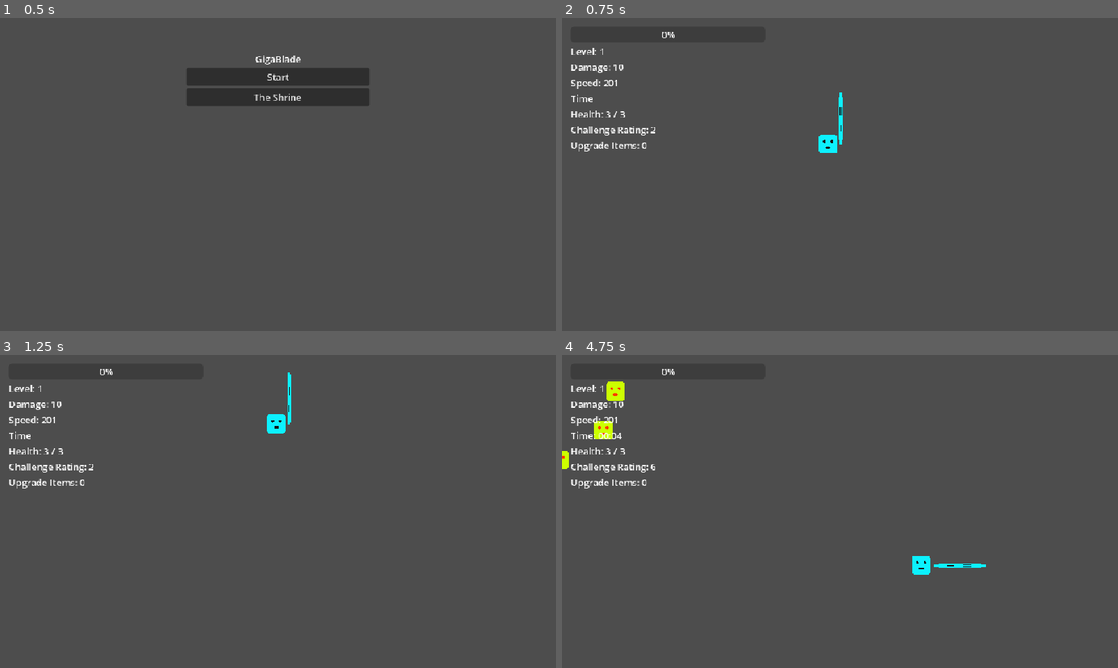
Above: before the commit, frames 1-4 (two rows, left to right).
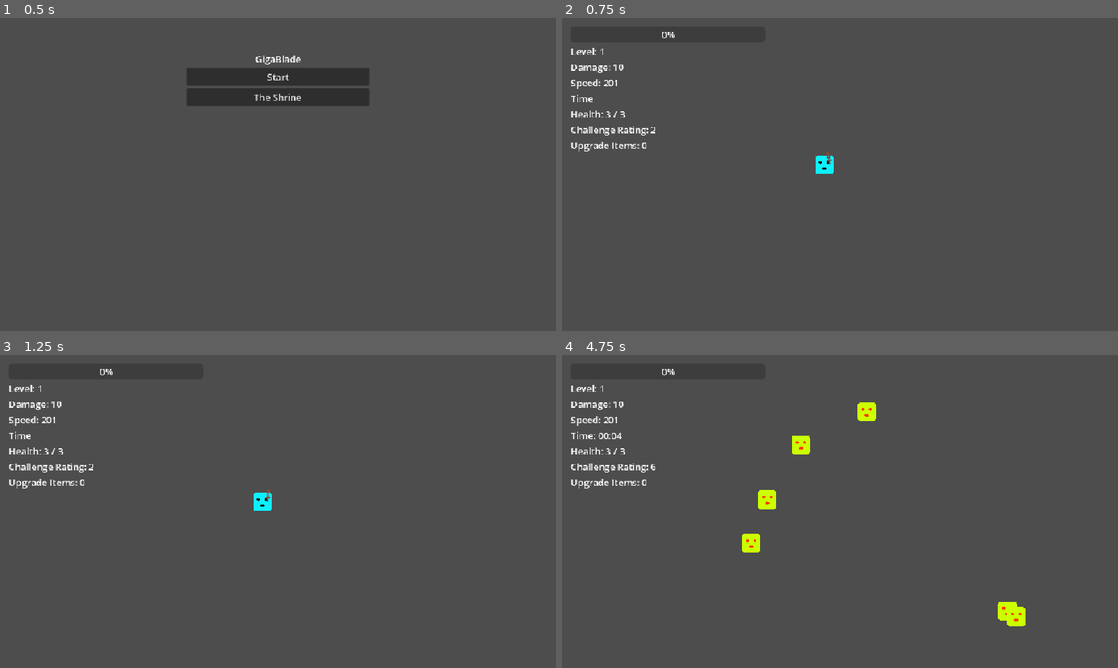
Above: after the commit, the same moments.

Repository: elygreen/GigaBlade
Game: Godot game, scene res://Main_Scenes/root_node.tscn
Same seed, same stepped clock (60 frames per second), same inputs: the game is played once before the commit and once after it.
Inputs (mouse positions are in pixels of both pictures, inside the frame that each line leads up to):
- Up to frame 1 (0.5 s): no input
- Up to frame 2 (0.75 s): click "Start" at 0.5 s
- Up to frame 3 (1.25 s): no input
- Up to frame 4 (4.75 s): move the mouse to (962, 495) at 1.27 s; press the mouse at (962, 495) at 1.28 s; hold Right (ui_right) 1.28-2.03 s; move the mouse to (728, 527) at 2.02 s; release the mouse at (728, 527) at 2.03 s; hold Down (ui_down) 2.03-2.78 s; click (728, 527) at 2.1 s; move the mouse to (895, 442) at 2.77 s; press the mouse at (895, 442) at 2.78 s; hold Right (ui_right) 2.78-3.53 s; right-click (895, 442) at 2.85 s; move the mouse to (812, 574) at 3.52 s; release the mouse at (812, 574) at 3.53 s; hold Up (ui_up) 3.53-4.28 s; click (812, 574) at 3.6 s; move the mouse to (1006, 558) at 4.27 s; press the mouse at (1006, 558) at 4.28 s; hold Left (ui_left) from 4.28 s (still down)

Frame 1 is identical in both runs. In frame 2, 0.5% of the frame differs, in the area x 45-51%, y 23-50%; in frame 3, 0.5%; in frame 4, 1.9%, in the area x 0-84%, y 8-87%.

Commit message:
Combat Revamp
Changed combat to new more interactive system

Diff:
--- a/Player/Player_Sword.tscn
+++ b/Player/Player_Sword.tscn
@@ -1,25 +1,202 @@
-[gd_scene load_steps=5 format=3 uid="uid://b5jt8vbtw2kwj"]
-
-[ext_resource type="Texture2D" uid="uid://ck8oy7sde42hy" path="res://Test_Image.png" id="1_nspiu"]
+[gd_scene load_steps=10 format=3 uid="uid://b5jt8vbtw2kwj"]
+
 [ext_resource type="Script" uid="uid://m6ek6h7acdmq" path="res://Player/player_sword.gd" id="1_phvxj"]
+[ext_resource type="Texture2D" uid="uid://3ggeosr4ahqw" path="res://Images/GigaBladeSpritesheet.png" id="2_1axs4"]
 [ext_resource type="Script" uid="uid://cx2hkxlkmi6qw" path="res://Player/hitbox.gd" id="2_phvxj"]
 
 [sub_resource type="RectangleShape2D" id="RectangleShape2D_b8d1d"]
-size = Vector2(6, 90)
+size = Vector2(2, 21)
+
+[sub_resource type="Animation" id="Animation_phvxj"]
+resource_name = "Combo_Swing"
+length = 0.8
+loop_mode = 1
+step = 0.01
+tracks/0/type = "value"
+tracks/0/imported = false
+tracks/0/enabled = true
+tracks/0/path = NodePath("Hitbox:monitorable")
+tracks/0/interp = 1
+tracks/0/loop_wrap = true
+tracks/0/keys = {
+"times": PackedFloat32Array(0, 0.14988014, 0.44, 0.45, 0.46, 0.55, 0.8),
+"transitions": PackedFloat32Array(1, 1, 1, 1, 1, 1, 1),
+"update": 1,
+"values": [true, true, true, false, true, true, true]
+}
+tracks/1/type = "value"
+tracks/1/imported = false
+tracks/1/enabled = true
+tracks/1/path = NodePath(".:position")
+tracks/1/interp = 1
+tracks/1/loop_wrap = true
+tracks/1/keys = {
+"times": PackedFloat32Array(0, 0.15, 0.45, 0.55),
+"transitions": PackedFloat32Array(2.29, 0.24, 2.54, 0.27),
+"update": 0,
+"values": [Vector2(-4, -17), Vector2(18, -1), Vector2(-2, 17), Vector2(18, -1)]
+}
+tracks/2/type = "value"
+tracks/2/imported = false
+tracks/2/enabled = true
+tracks/2/path = NodePath(".:rotation")
+tracks/2/interp = 1
+tracks/2/loop_wrap = true
+tracks/2/keys = {
+"times": PackedFloat32Array(0, 0.15, 0.45, 0.55),
+"transitions": PackedFloat32Array(2.29, 0.24, 2.54, 0.27),
+"update": 0,
+"values": [-1.2217304763960306, 1.5707964, 4.1887902047863905, 1.5707963267948966]
+}
+tracks/3/type = "method"
+tracks/3/imported = false
+tracks/3/enabled = true
+tracks/3/path = NodePath(".")
+tracks/3/interp = 1
+tracks/3/loop_wrap = true
+tracks/3/keys = {
+"times": PackedFloat32Array(0.15001334),
+"transitions": PackedFloat32Array(1),
+"values": [{
+"args": [],
+"method": &"fire_projectile"
+}]
+}
+
+[sub_resource type="Animation" id="Animation_1axs4"]
+length = 0.001
+tracks/0/type = "value"
+tracks/0/imported = false
+tracks/0/enabled = true
+tracks/0/path = NodePath("Hitbox:monitorable")
+tracks/0/interp = 1
+tracks/0/loop_wrap = true
+tracks/0/keys = {
+"times": PackedFloat32Array(0),
+"transitions": PackedFloat32Array(1),
+"update": 1,
+"values": [true]
+}
+tracks/1/type = "value"
+tracks/1/imported = false
+tracks/1/enabled = true
+tracks/1/path = NodePath(".:position")
+tracks/1/interp = 1
+tracks/1/loop_wrap = true
+tracks/1/keys = {
+"times": PackedFloat32Array(0),
+"transitions": PackedFloat32Array(1),
+"update": 0,
+"values": [Vector2(18, -1)]
+}
+tracks/2/type = "value"
+tracks/2/imported = false
+tracks/2/enabled = true
+tracks/2/path = NodePath(".:rotation")
+tracks/2/interp = 1
+tracks/2/loop_wrap = true
+tracks/2/keys = {
+"times": PackedFloat32Array(0),
+"transitions": PackedFloat32Array(1),
+"update": 0,
+"values": [1.5707964]
+}
+
+[sub_resource type="Animation" id="Animation_j34ve"]
+resource_name = "Idle"
+loop_mode = 1
+step = 0.01
+tracks/0/type = "value"
+tracks/0/imported = false
+tracks/0/enabled = true
+tracks/0/path = NodePath(".:position")
+tracks/0/interp = 2
+tracks/0/loop_wrap = true
+tracks/0/keys = {
+"times": PackedFloat32Array(0, 0.5),
+"transitions": PackedFloat32Array(1, 1),
+"update": 0,
+"values": [Vector2(10, -3), Vector2(9, -2)]
+}
+tracks/1/type = "value"
+tracks/1/imported = false
+tracks/1/enabled = true
+tracks/1/path = NodePath(".:rotation")
+tracks/1/interp = 2
+tracks/1/loop_wrap = true
+tracks/1/keys = {
+"times": PackedFloat32Array(0, 0.5),
+"transitions": PackedFloat32Array(1, 1),
+"update": 0,
+"values": [-0.29670597283903605, 0.15707963267948966]
+}
+
+[sub_resource type="Animation" id="Animation_j5cgq"]
+resource_name = "Special_Attack"
+step = 0.01
+tracks/0/type = "value"
+tracks/0/imported = false
+tracks/0/enabled = true
+tracks/0/path = NodePath(".:position")
+tracks/0/interp = 2
+tracks/0/loop_wrap = true
+tracks/0/keys = {
+"times": PackedFloat32Array(0, 0.5, 1),
+"transitions": PackedFloat32Array(0.225, 2.2129853, 0.46651644),
+"update": 0,
+"values": [Vector2(10, 0), Vector2(120, 0), Vector2(10, 0)]
+}
+tracks/1/type = "value"
+tracks/1/imported = false
+tracks/1/enabled = true
+tracks/1/path = NodePath(".:rotation")
+tracks/1/interp = 2
+tracks/1/loop_wrap = true
+tracks/1/keys = {
+"times": PackedFloat32Array(0, 0.5, 1),
+"transitions": PackedFloat32Array(1, 1, 1),
+"update": 0,
+"values": [1.5707963267948966, 20.420352248333657, 40.840704496667314]
+}
+
+[sub_resource type="AnimationLibrary" id="AnimationLibrary_1axs4"]
+_data = {
+&"Combo_Swing": SubResource("Animation_phvxj"),
+&"Idle": SubResource("Animation_j34ve"),
+&"RESET": SubResource("Animation_1axs4"),
+&"Special_Attack": SubResource("Animation_j5cgq")
+}
 
 [node name="Player_Sword" type="Node2D"]
+z_index = 1
+position = Vector2(18, -1)
+rotation = 1.5707964
 script = ExtResource("1_phvxj")
 
-[node name="Sprite2D" type="Sprite2D" parent="."]
-position = Vector2(0, -44.999996)
-scale = Vector2(0.1875, 2.8125)
-texture = ExtResource("1_nspiu")
+[node name="Sword_Sprite" type="Sprite2D" parent="."]
+texture = ExtResource("2_1axs4")
+offset = Vector2(0, -10)
+region_enabled = true
+region_rect = Rect2(3, 19, 9, 23)
 
 [node name="Hitbox" type="Area2D" parent="." groups=["ally_hitbox"]]
 script = ExtResource("2_phvxj")
 
 [node name="CollisionShape2D" type="CollisionShape2D" parent="Hitbox"]
-position = Vector2(0, -45)
+position = Vector2(0, -15.5)
 shape = SubResource("RectangleShape2D_b8d1d")
 
+[node name="AnimationPlayer" type="AnimationPlayer" parent="."]
+libraries = {
+&"": SubResource("AnimationLibrary_1axs4")
+}
+playback_default_blend_time = 0.15
+
+[node name="Player_Reference" type="Sprite2D" parent="."]
+visible = false
+z_index = -1
+texture = ExtResource("2_1axs4")
+region_enabled = true
+region_rect = Rect2(1, 1, 14, 15)
+
 [connection signal="area_entered" from="Hitbox" to="." method="_on_hitbox_area_entered"]
--- a/Player/player.gd
+++ b/Player/player.gd
@@ -52,19 +52,9 @@
 
 func _physics_process(delta: float) -> void:
 	handle_dash_input()
-	var base_speed = PlayerStats.get_stat("speed")
-	if is_dashing:
-		current_player_speed = base_speed * dash_speed_multiplier
-	else:
-		current_player_speed = base_speed
-	match current_state:
-		State.IDLE:
-			idle_state()
-		State.ATTACK:
-			attack_state()
 	player_movement()
-	horizontal_orientation()
 	move_and_slide()
+
 
 func on_stat_updated(stat_name: String, new_value):
 	match stat_name:
@@ -86,12 +76,6 @@
 			dash_timer.wait_time = max(0.1, new_value)
 		"pickup_radius":
 			update_pickup_radius()
-
-func idle_state():
-	if Input.is_action_just_pressed("attack"):
-		current_state = State.ATTACK
-
-func attack_state():
 	if attack_timer.is_stopped():
 		attack_timer.start(ATTACK_DURATION)
 		player_sword.rotation_degrees = 90
@@ -105,7 +89,7 @@
 			var dash_cooldown = PlayerStats.get_stat("dash_timer")
 			dash_cooldown_timer.start(dash_cooldown)
 
-func player_movement():
+func player_movement_old():
 	target_position = get_global_mouse_position()
 	var distance_to_target = global_position.distance_to(target_position)
 	if distance_to_target > STOP_DISTANCE:
@@ -114,11 +98,22 @@
 	else:
 		velocity = Vector2.ZERO
 
-func horizontal_orientation():
-	if get_global_mouse_position().x > self.global_position.x:
-		player_container.scale.x = 1
-	elif get_global_mouse_position().x < self.global_position.x:
-		player_container.scale.x = -1
+func player_movement():
+	var direction = Input.get_vector("ui_left", "ui_right", "ui_up", "ui_down")
+	var base_speed = PlayerStats.get_stat("speed")
+	velocity = direction * current_player_speed
+	player_sprite.flip_h = direction.x < 0
+	if is_dashing:
+		current_player_speed = base_speed * dash_speed_multiplier
+	else:
+		current_player_speed = base_speed
+	if direction != Vector2(0, 0):
+		#implement idle animation
+		pass
+	else:
+		#implement moving animation
+		pass
+	move_and_slide()
 
 func get_hit():
 	current_player_health -= 1
--- a/Player/player_sword.gd
+++ b/Player/player_sword.gd
@@ -1,11 +1,30 @@
 extends Node2D
 
-func _ready() -> void:
-	pass # Replace with function body.
+@onready var animation = $AnimationPlayer
+
+var counter = 0
+var is_attacking = false
+var parry_ready = false
+
 
 func _process(delta: float) -> void:
+	look_at(get_global_mouse_position())
+	if Input.is_action_pressed("attack"):
+		if not is_attacking:
+			if parry_ready:
+				parry_ready = false
+				if animation.current_animation != "Special_Attack":
+					animation.play("Special_Attack")
+					is_attacking = true
+			else:
+				animation.play("Combo_Swing")
+				is_attacking = true
+	else:
+		is_attacking = false
+		animation.play("Idle")
+
+func fire_projectile():
 	pass
-
 
 func _on_hitbox_area_entered(area: Area2D) -> void:
 	if area.owner and area.owner.is_in_group("enemy"):
--- a/project.godot
+++ b/project.godot
@@ -34,6 +34,38 @@
 
 [input]
 
+ui_left={
+"deadzone": 0.5,
+"events": [Object(InputEventKey,"resource_local_to_scene":false,"resource_name":"","device":0,"window_id":0,"alt_pressed":false,"shift_pressed":false,"ctrl_pressed":false,"meta_pressed":false,"pressed":false,"keycode":4194319,"physical_keycode":0,"key_label":0,"unicode":0,"location":0,"echo":false,"script":null)
+, Object(InputEventJoypadButton,"resource_local_to_scene":false,"resource_name":"","device":0,"button_index":13,"pressure":0.0,"pressed":false,"script":null)
+, Object(InputEventJoypadMotion,"resource_local_to_scene":false,"resource_name":"","device":0,"axis":0,"axis_value":-1.0,"script":null)
+, Object(InputEventKey,"resource_local_to_scene":false,"resource_name":"","device":-1,"window_id":0,"alt_pressed":false,"shift_pressed":false,"ctrl_pressed":false,"meta_pressed":false,"pressed":false,"keycode":0,"physical_keycode":65,"key_label":0,"unicode":97,"location":0,"echo":false,"script":null)
+]
+}
+ui_right={
+"deadzone": 0.5,
+"events": [Object(InputEventKey,"resource_local_to_scene":false,"resource_name":"","device":0,"window_id":0,"alt_pressed":false,"shift_pressed":false,"ctrl_pressed":false,"meta_pressed":false,"pressed":false,"keycode":4194321,"physical_keycode":0,"key_label":0,"unicode":0,"location":0,"echo":false,"script":null)
+, Object(InputEventJoypadButton,"resource_local_to_scene":false,"resource_name":"","device":0,"button_index":14,"pressure":0.0,"pressed":false,"script":null)
+, Object(InputEventJoypadMotion,"resource_local_to_scene":false,"resource_name":"","device":0,"axis":0,"axis_value":1.0,"script":null)
+, Object(InputEventKey,"resource_local_to_scene":false,"resource_name":"","device":-1,"window_id":0,"alt_pressed":false,"shift_pressed":false,"ctrl_pressed":false,"meta_pressed":false,"pressed":false,"keycode":0,"physical_keycode":68,"key_label":0,"unicode":100,"location":0,"echo":false,"script":null)
+]
+}
+ui_up={
+"deadzone": 0.5,
+"events": [Object(InputEventKey,"resource_local_to_scene":false,"resource_name":"","device":0,"window_id":0,"alt_pressed":false,"shift_pressed":false,"ctrl_pressed":false,"meta_pressed":false,"pressed":false,"keycode":4194320,"physical_keycode":0,"key_label":0,"unicode":0,"location":0,"echo":false,"script":null)
+, Object(InputEventJoypadButton,"resource_local_to_scene":false,"resource_name":"","device":0,"button_index":11,"pressure":0.0,"pressed":false,"script":null)
+, Object(InputEventJoypadMotion,"resource_local_to_scene":false,"resource_name":"","device":0,"axis":1,"axis_value":-1.0,"script":null)
+, Object(InputEventKey,"resource_local_to_scene":false,"resource_name":"","device":-1,"window_id":0,"alt_pressed":false,"shift_pressed":false,"ctrl_pressed":false,"meta_pressed":false,"pressed":false,"keycode":0,"physical_keycode":87,"key_label":0,"unicode":119,"location":0,"echo":false,"script":null)
+]
+}
+ui_down={
+"deadzone": 0.5,
+"events": [Object(InputEventKey,"resource_local_to_scene":false,"resource_name":"","device":0,"window_id":0,"alt_pressed":false,"shift_pressed":false,"ctrl_pressed":false,"meta_pressed":false,"pressed":false,"keycode":4194322,"physical_keycode":0,"key_label":0,"unicode":0,"location":0,"echo":false,"script":null)
+, Object(InputEventJoypadButton,"resource_local_to_scene":false,"resource_name":"","device":0,"button_index":12,"pressure":0.0,"pressed":false,"script":null)
+, Object(InputEventJoypadMotion,"resource_local_to_scene":false,"resource_name":"","device":0,"axis":1,"axis_value":1.0,"script":null)
+, Object(InputEventKey,"resource_local_to_scene":false,"resource_name":"","device":-1,"window_id":0,"alt_pressed":false,"shift_pressed":false,"ctrl_pressed":false,"meta_pressed":false,"pressed":false,"keycode":0,"physical_keycode":83,"key_label":0,"unicode":115,"location":0,"echo":false,"script":null)
+]
+}
 left_click={
 "deadzone": 0.2,
 "events": [Object(InputEventMouseButton,"resource_local_to_scene":false,"resource_name":"","device":-1,"window_id":0,"a …(253 unchanged characters)…
Binary file added: Images/GigaBladeSpritesheet.png
Not shown, added: Images/GigaBladeSpritesheet.png.import
Binary file added: Images/default_sword.png
Not shown, added: Images/default_sword.png.import
Not shown, added: Player/Player.tscn74510950326.tmp
